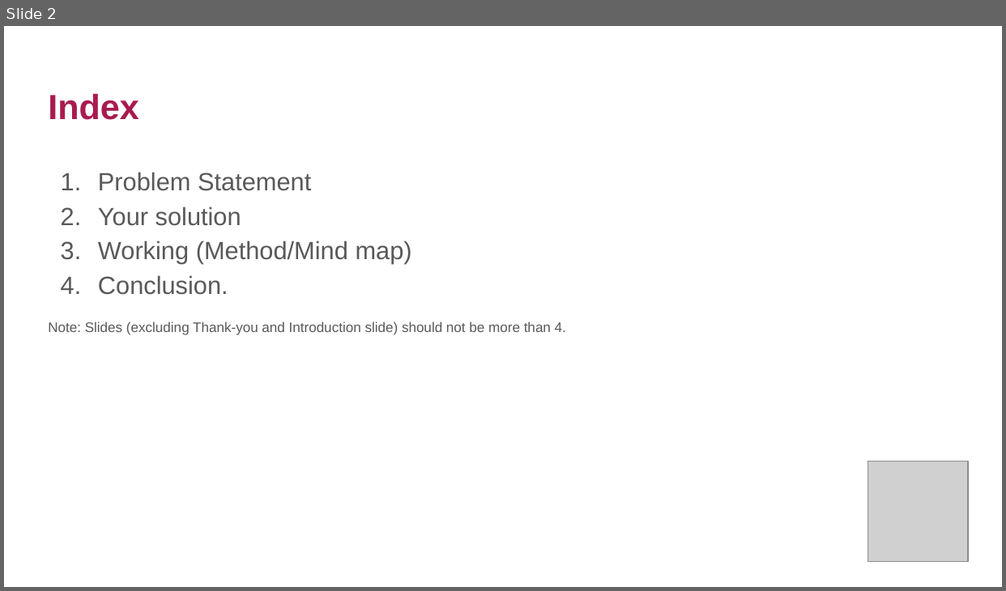
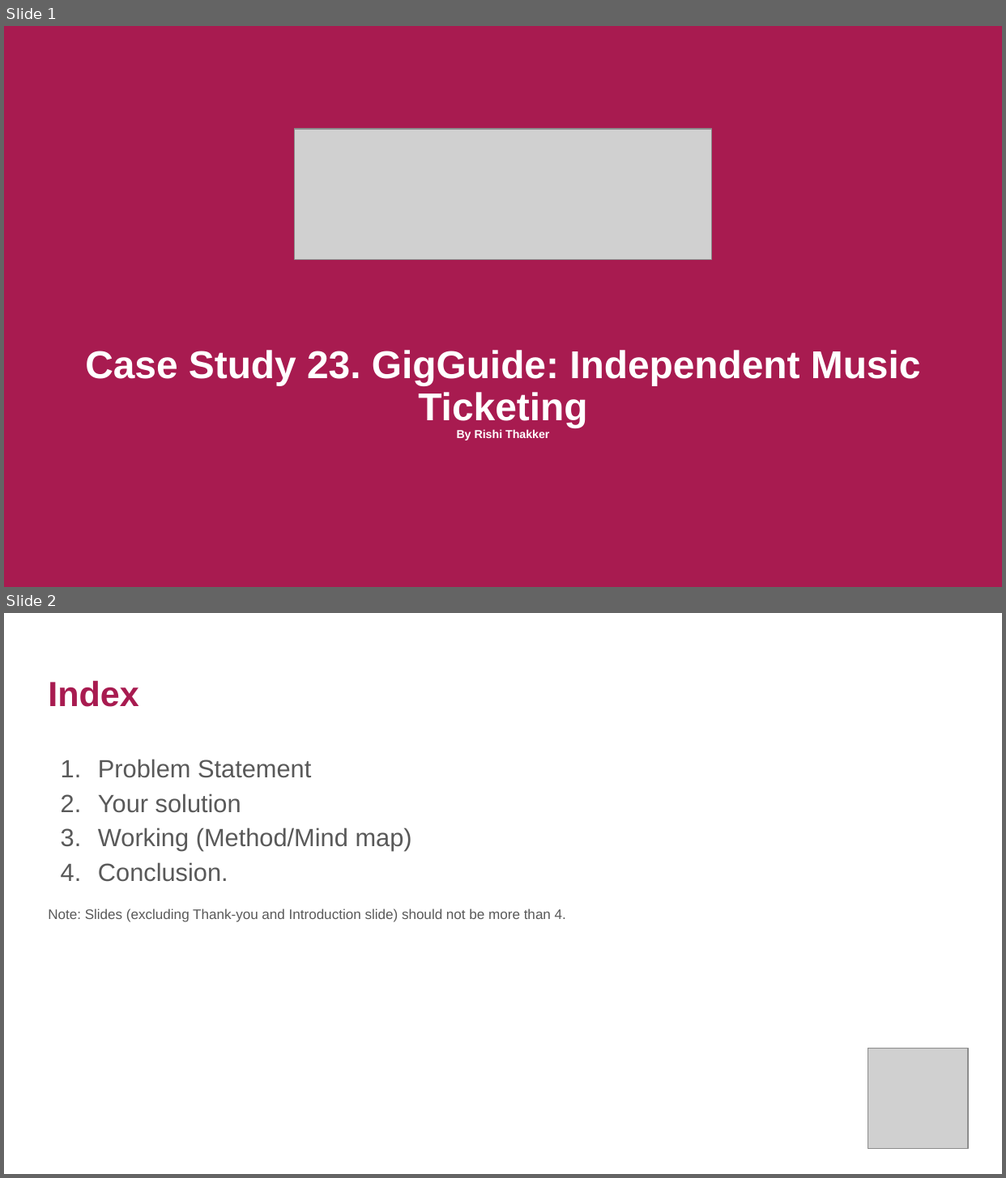
Before and after one commit to rishithakkerr/JHCProject, a slide deck: Documentation/JHC PPT.pptx. Shown one above the other, each under a label of ours: slide 2 before the commit, slides 1 and 2 after it. The pictures are 1006x591 and 1006x1178 pixels, drawn with LibreOffice and Linux fonts; fonts in the diff are those of the drawing; grey boxes stand for pictures. Boxes give left, top, right and bottom in pixels: in the first picture for what was removed or moved away, otherwise in the second. Text is boxed around its words. In the diff, an @@ line names an element or a change of style, - is before the commit and + after.

```diff
--- a/Documentation/JHC PPT.pptx
+++ b/Documentation/JHC PPT.pptx
@@ slide 1 added at box(4, 26, 1002, 587), background #A81B50 @@
@@ picture added at box(295, 129, 711, 259) @@
@@ subtitle added at box(85, 350, 921, 441), 28 pt, text #FFFFFF, bold @@
+Case Study 23. GigGuide: Independent Music Ticketing
+By Rishi Thakker
```
Also in this commit, not shown: 1 slide removed, 1 other file.
